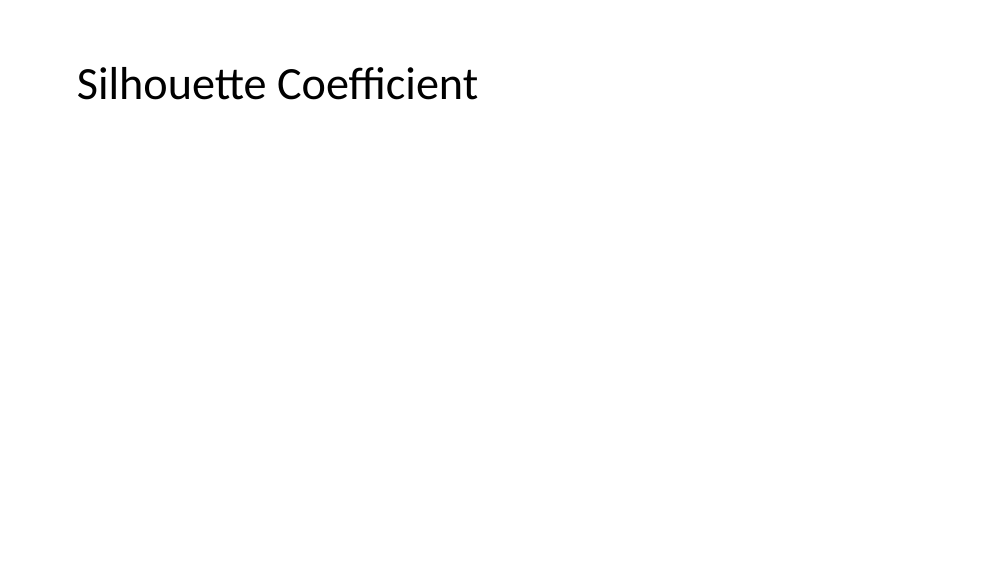
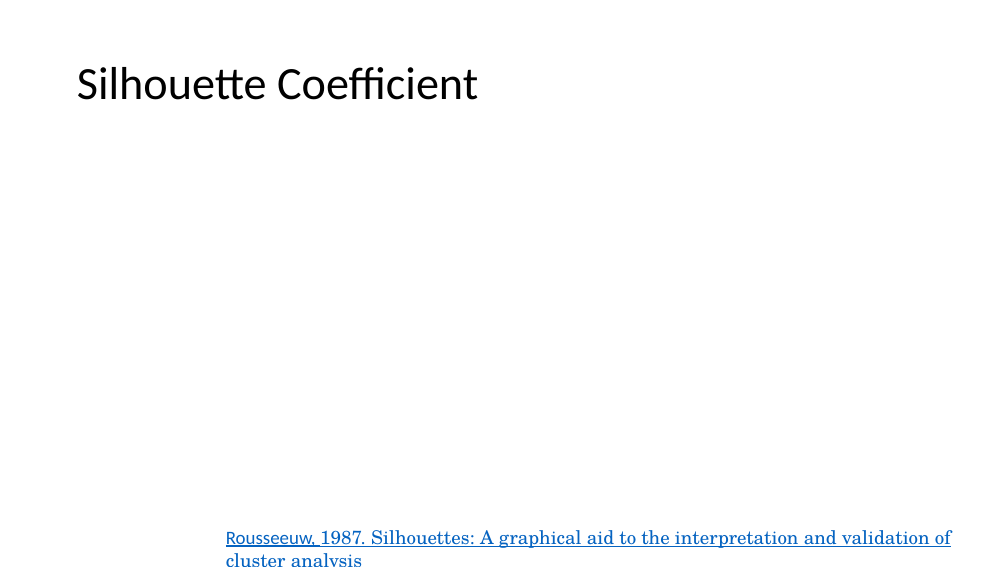
Before and after one commit to mathphysmx/teaching-ml, a slide deck: slide 32 of slides/04_ML_K-Means.pptx. Drawn at 1008x567 pixels with LibreOffice and Linux fonts; fonts in the diff are those of the drawing; grey boxes stand for pictures. Boxes give left, top, right and bottom in pixels: in the first picture for what was removed or moved away, otherwise in the second. Text is boxed around its words. In the diff, an @@ line names an element or a change of style, - is before the commit and + after.

```diff
--- a/slides/04_ML_K-Means.pptx
+++ b/slides/04_ML_K-Means.pptx
@@ text added at bbox=[226, 530, 951, 548], 18 pt, text #0563C1, underline @@
+Rousseeuw, 1987. Silhouettes: A graphical aid to the interpretation and validation of cluster analysis
```
Also in this commit, not shown: 4 other files.
